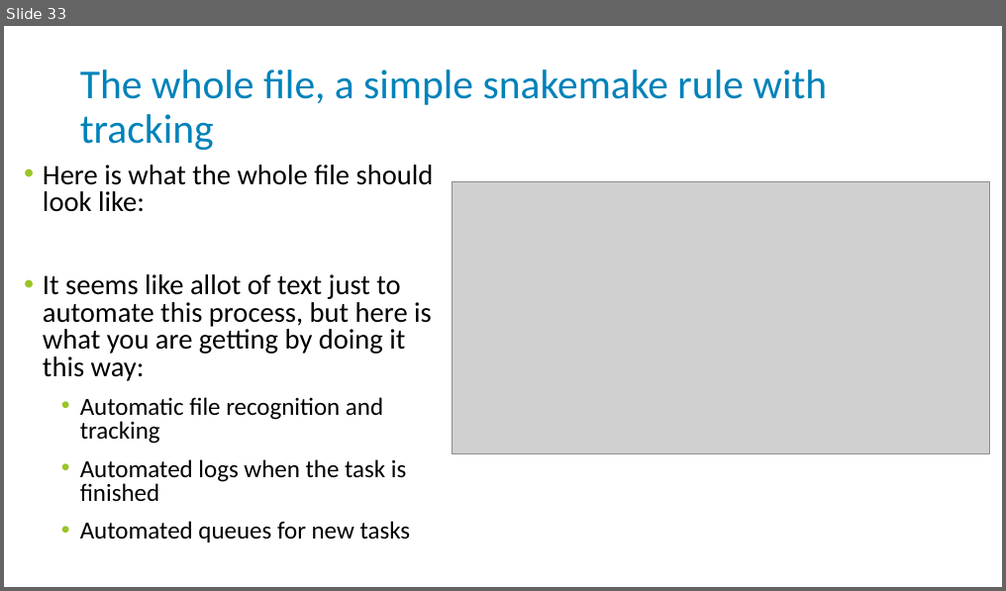
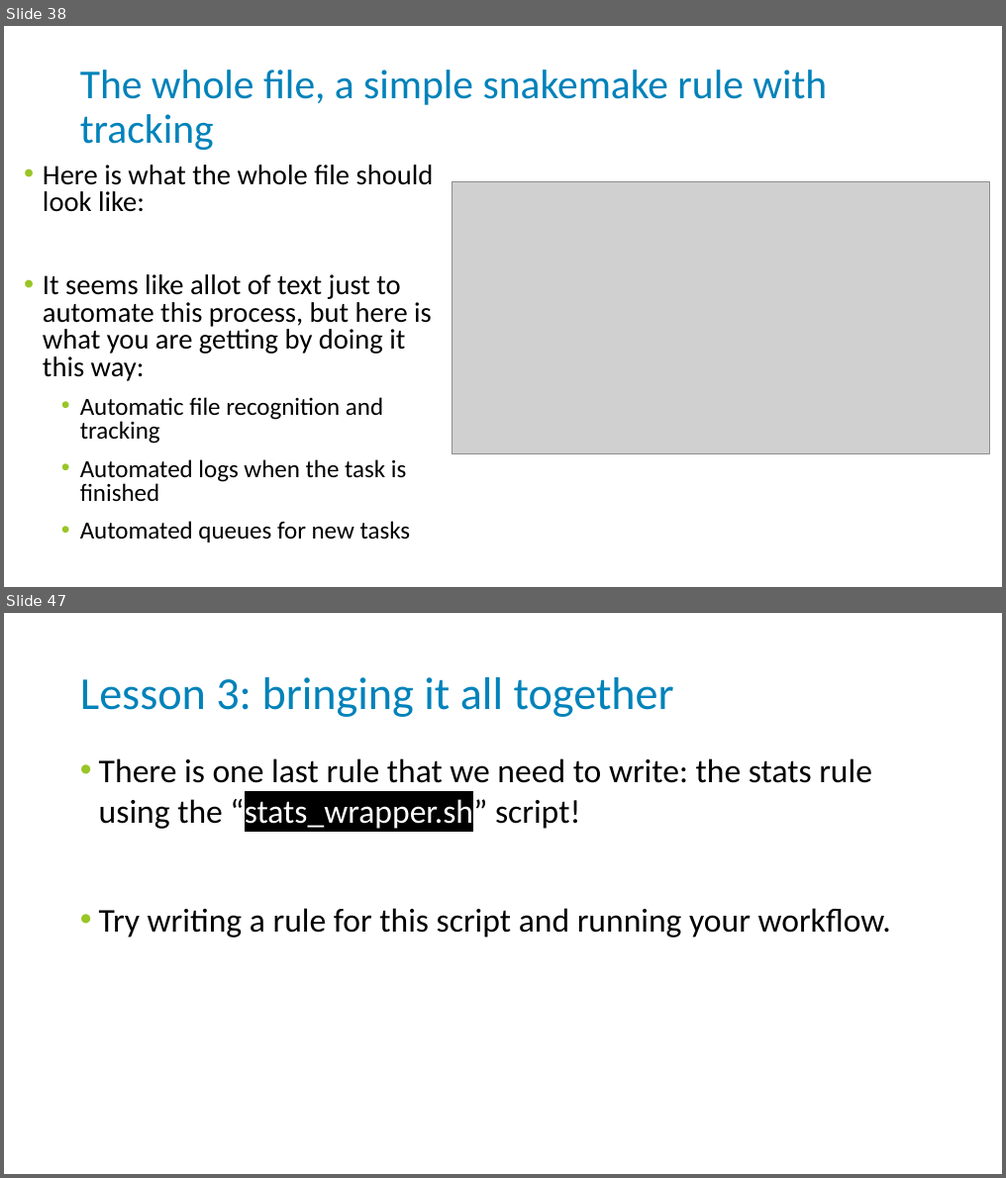
Before and after one commit to njdbickhart/HPCVEnvTutorial, a slide deck: virtualenv_snakemake_tutorial_2023_06_15.pptx. Shown one above the other, each under a label of ours: slide 33 before the commit, slides 38 and 47 after it; the slides between them are not shown. The pictures are 1006x591 and 1006x1178 pixels, drawn with LibreOffice and Linux fonts; fonts in the diff are those of the drawing; grey boxes stand for pictures; background and template pictures are left out. Boxes give left, top, right and bottom in pixels: in the first picture for what was removed or moved away, otherwise in the second. Text is boxed around its words. In the diff, an @@ line names an element or a change of style, - is before the commit and + after.

```diff
--- a/virtualenv_snakemake_tutorial_2023_06_15.pptx
+++ b/virtualenv_snakemake_tutorial_2023_06_15.pptx
@@ slide 47 added at [4,613,1002,1174], background #FFFFFF @@
@@ title added at [80,677,674,717], 44 pt, text #0082BA @@
+Lesson 3: bringing it all together
@@ text added at [99,759,891,938], 32 pt, text #000000 @@
+• There is one last rule that we need to write: the stats rule using the “stats_wrapper.sh” script!
+• Try writing a rule for this script and running your workflow.
@@ what was slide 33 is now slide 38 @@
```
Also in this commit, not shown: 1 slide changed, 15 other slides added, 10 other files.
